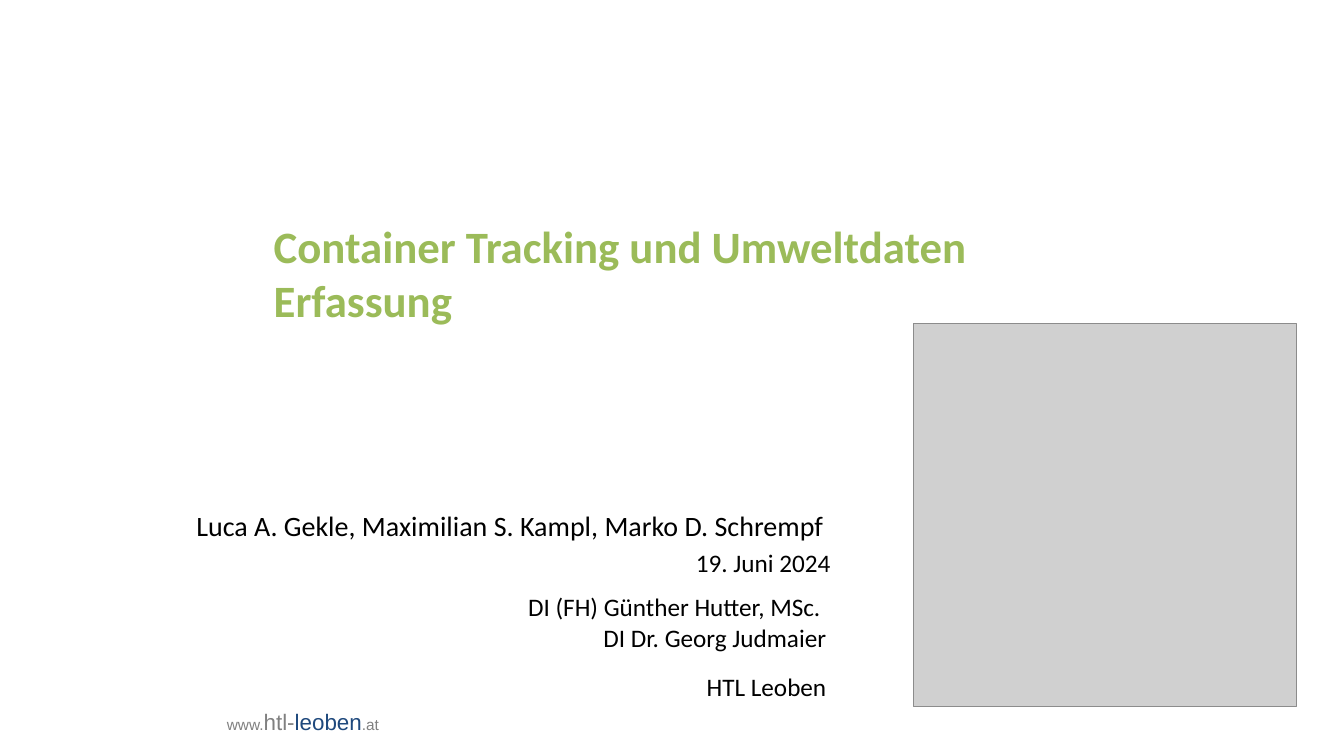
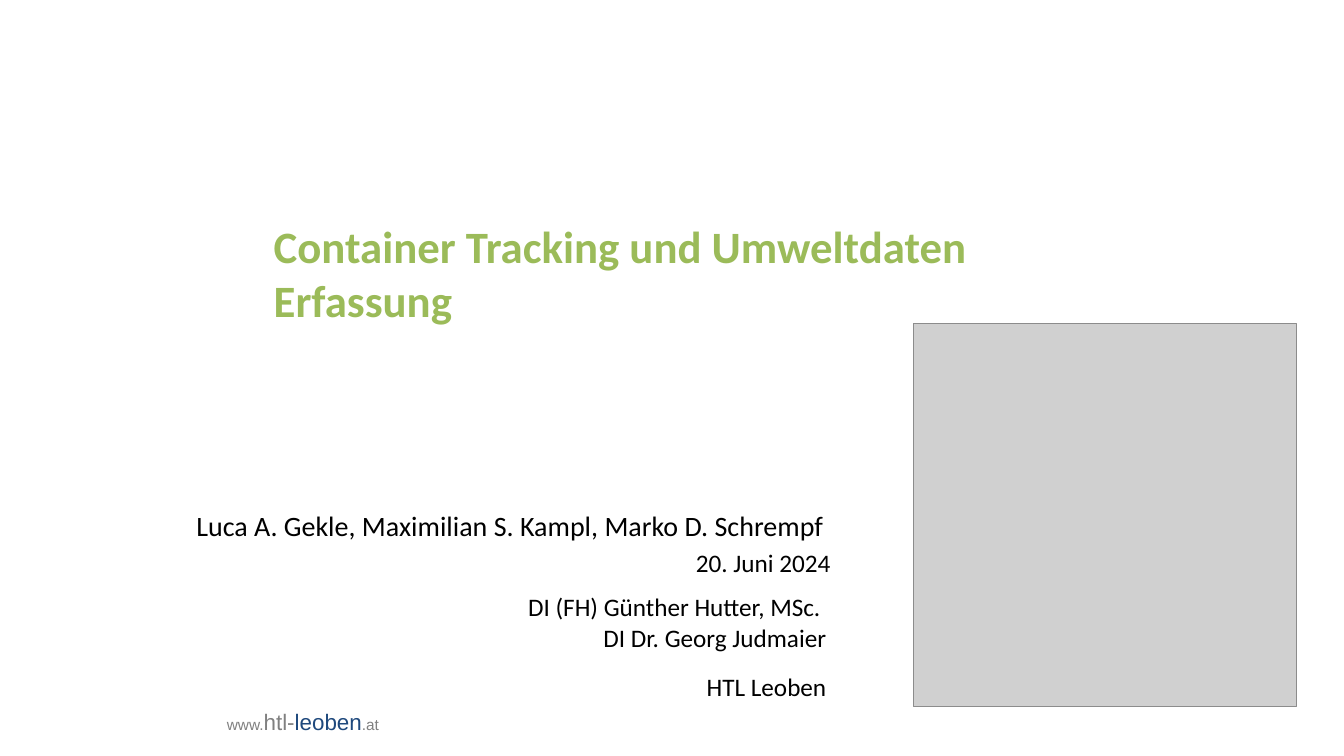
Before and after one commit to bitsneak/Contrude, a slide deck: slide 1 of Diplomarbeit/doc/Presentations/DA-Präsentation2024_Erstpräsentation.pptx. Drawn at 1344x756 pixels with LibreOffice and Linux fonts; fonts in the diff are those of the drawing; grey boxes stand for pictures; background and template pictures are left out. Boxes give left, top, right and bottom in pixels: in the first picture for what was removed or moved away, otherwise in the second. Text is boxed around its words. In the diff, an @@ line names an element or a change of style, - is before the commit and + after.

```diff
--- a/Diplomarbeit/doc/Presentations/DA-Präsentation2024_Erstpräsentation.pptx
+++ b/Diplomarbeit/doc/Presentations/DA-Präsentation2024_Erstpräsentation.pptx
@@ text at (696, 554, 830, 572): text changed @@
-19. Juni 2024
+20. Juni 2024
```
Also in this commit, not shown: 2 other slides changed, 4 other files.
